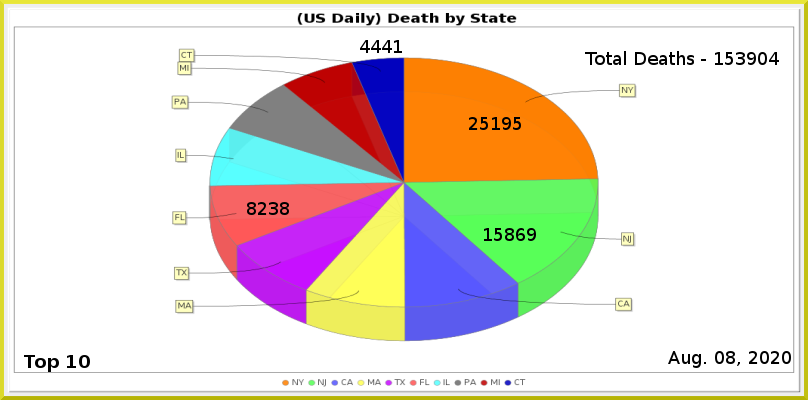
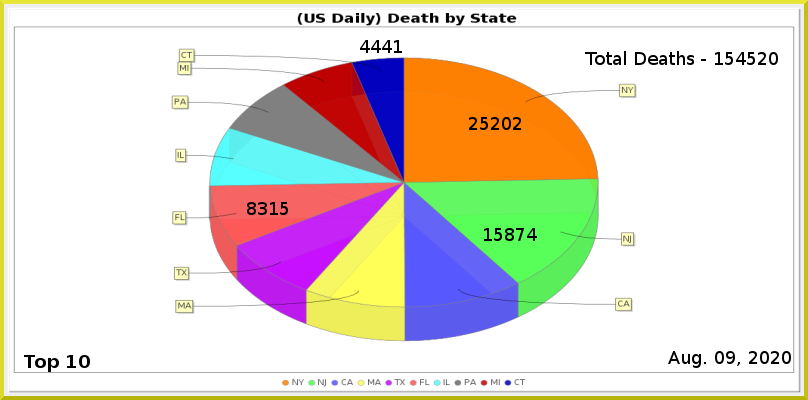
Revision of a layered 808px x 400px image; what changed, layer by layer:
painted on "FL" over [258, 202, 289, 215]
painted on "NJ" over [516, 228, 537, 241]
painted on "NY" over [491, 117, 522, 130]
renamed "Total Deaths - 153904" to "Total Deaths - 154520", painted on it over [736, 52, 779, 65]
painted on "Current Date" over [726, 351, 735, 364]
